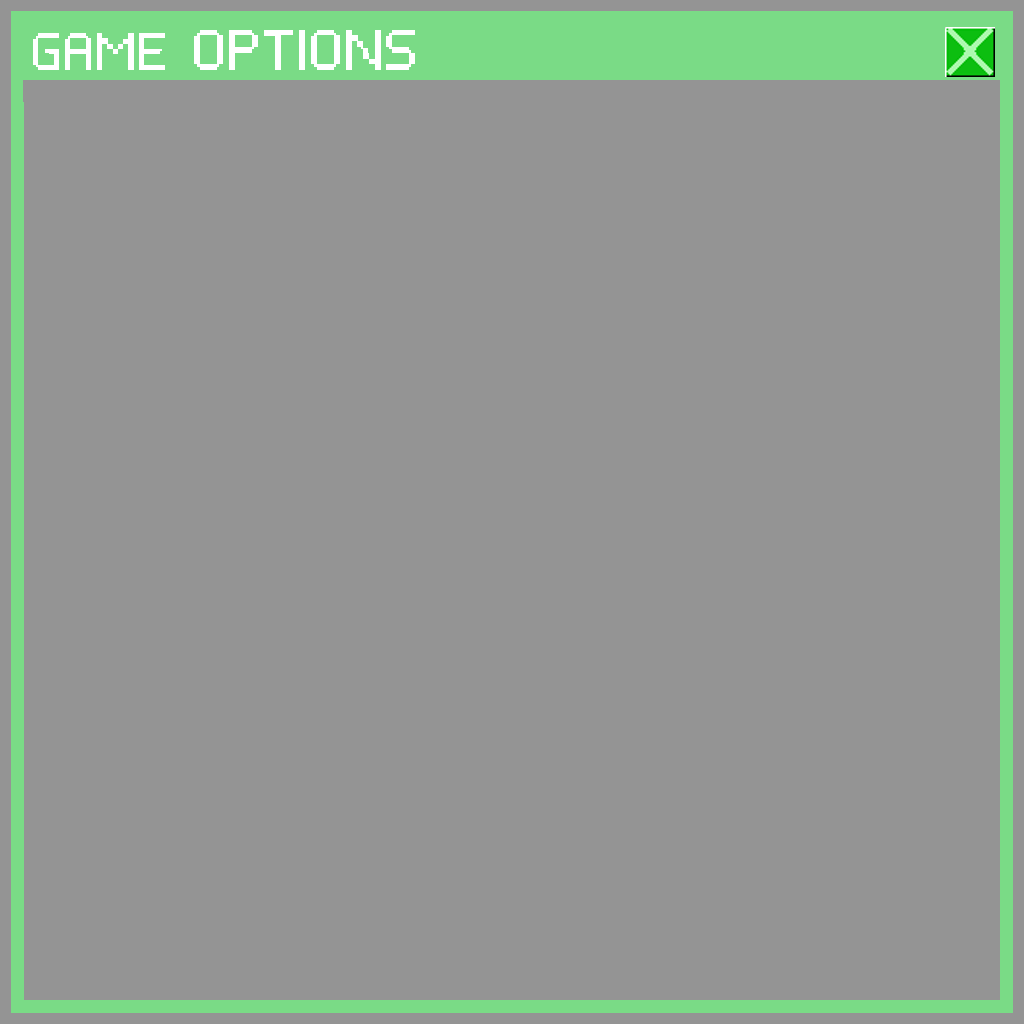
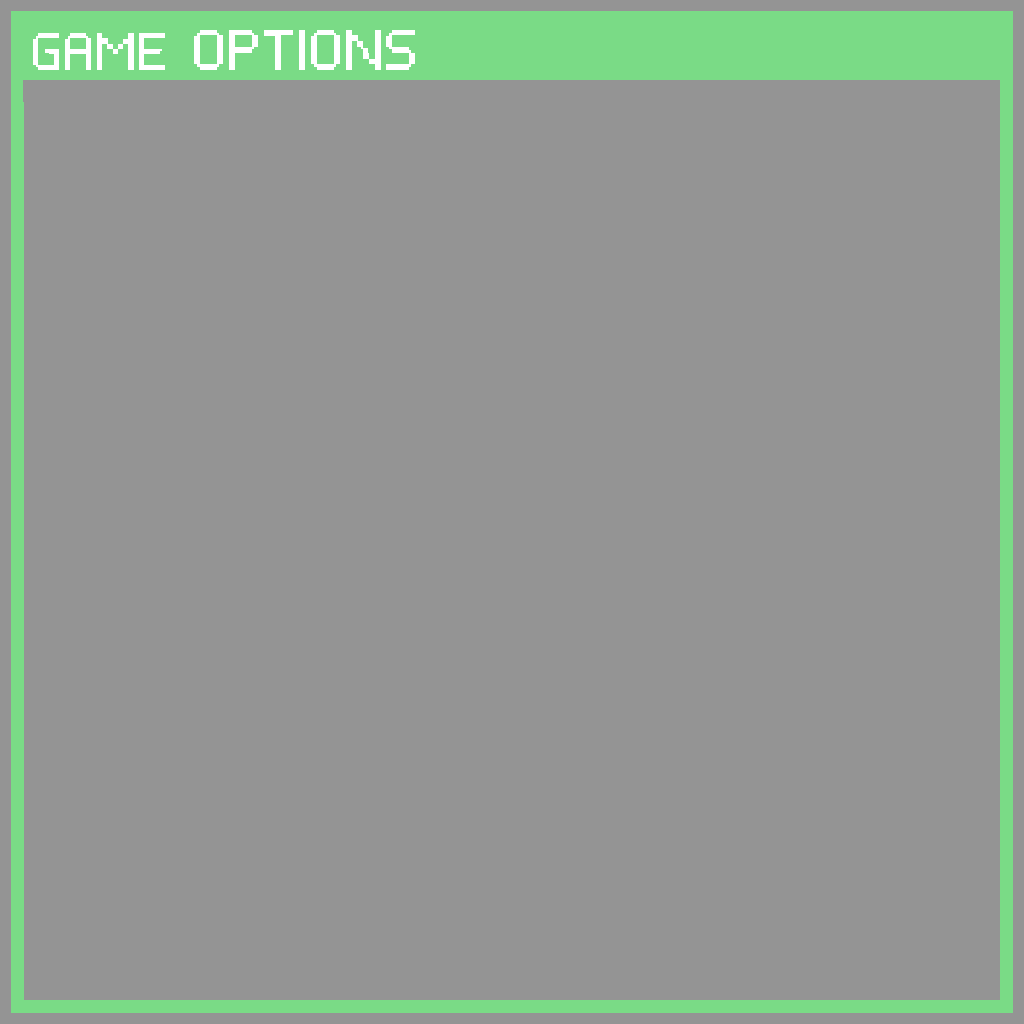
Layer changes from the first 1024 × 1024 image to the second:
removed layer "exit" over [945, 27, 995, 77]
painted on "green_overlay" over [948, 40, 980, 72]
